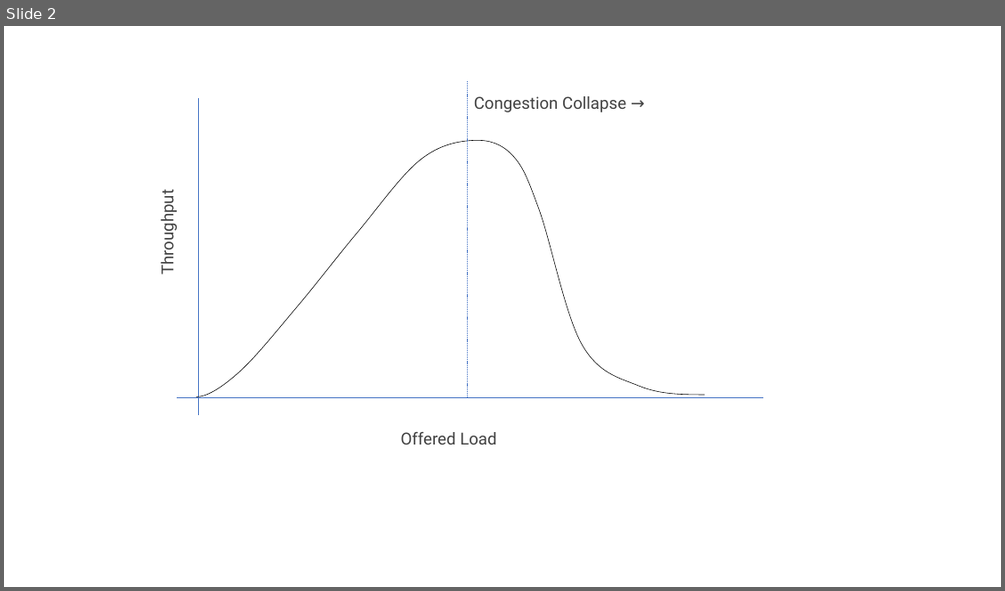
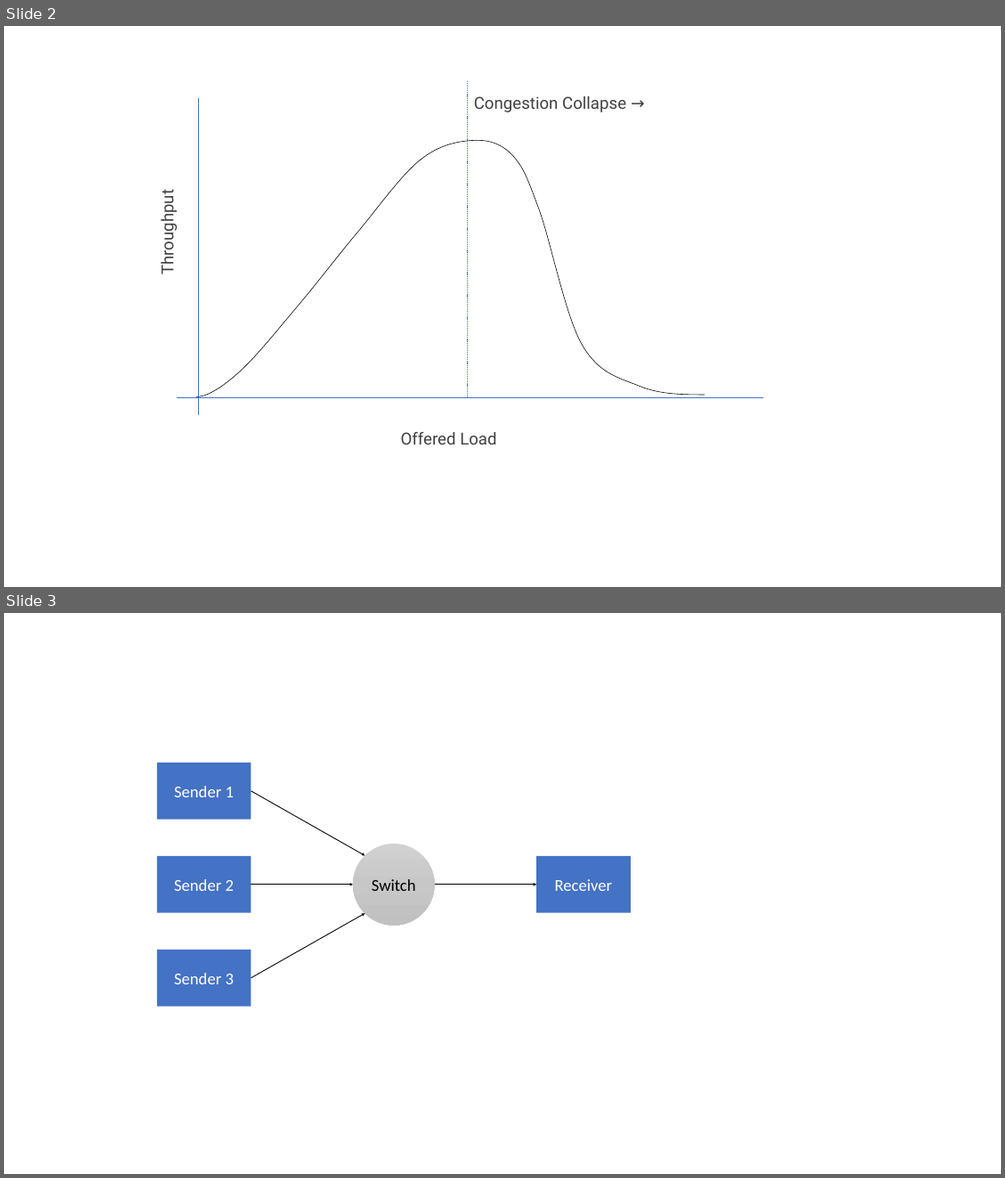
Before and after one commit to SystemsApproach/tcpcc, a slide deck: figures/Figure-sources.pptx. Shown one above the other, each under a label of ours: slide 2 before the commit, slides 2 and 3 after it. The pictures are 1005x591 and 1005x1178 pixels, drawn with LibreOffice and Linux fonts; fonts in the diff are those of the drawing. Boxes give left, top, right and bottom in pixels: in the first picture for what was removed or moved away, otherwise in the second. Text is boxed around its words. In the diff, an @@ line names an element or a change of style, - is before the commit and + after.

```diff
--- a/figures/Figure-sources.pptx
+++ b/figures/Figure-sources.pptx
@@ slide 3 added at [4,613,1001,1174], background #FFFFFF @@
@@ rectangle added at [157,763,251,819], fill #4472C4, 32 pt, text #FFFFFF @@
+Sender 1
@@ arrow added from (251, 791) to (364, 856), #000000 1.5 pt @@
@@ ellipse added at [353,844,434,925], fill gradient #D2D2D2 to #C8C8C8 to #C0C0C0, 32 pt, text #000000 @@
+Switch
@@ rectangle added at [157,856,251,913], fill #4472C4, 32 pt, text #FFFFFF @@
+Sender 2
@@ rectangle added at [536,856,631,913], fill #4472C4, 32 pt, text #FFFFFF @@
+Receiver
@@ arrow added from (251, 884) to (353, 884), #000000 1.5 pt @@
@@ arrow added from (435, 884) to (536, 884), #000000 1.5 pt @@
@@ arrow added from (251, 978) to (364, 913), #000000 1.5 pt @@
@@ rectangle added at [157,949,251,1006], fill #4472C4, 32 pt, text #FFFFFF @@
+Sender 3
```
Also in this commit, not shown: 1 other slide added, 3 other files.
